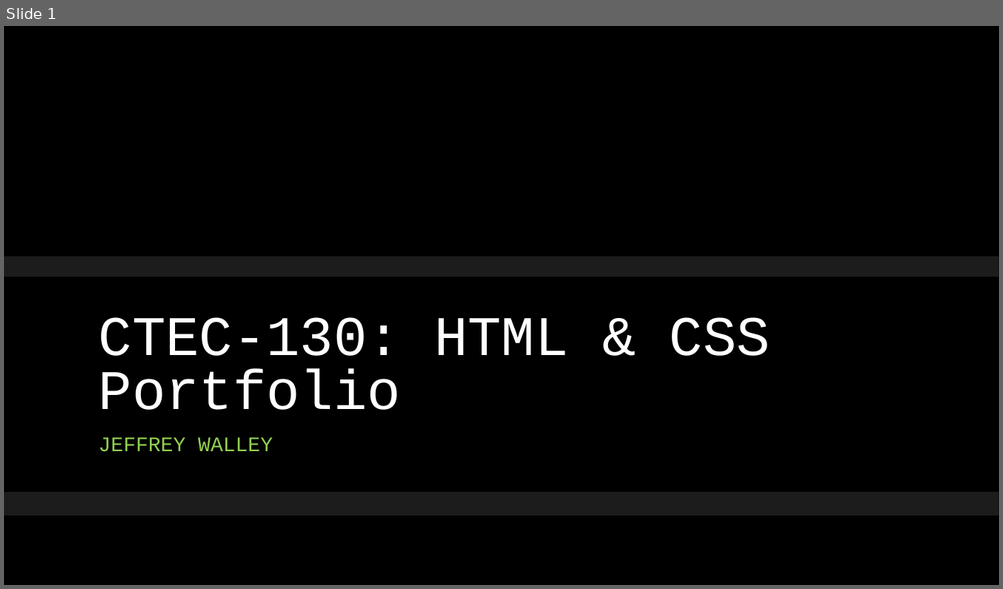
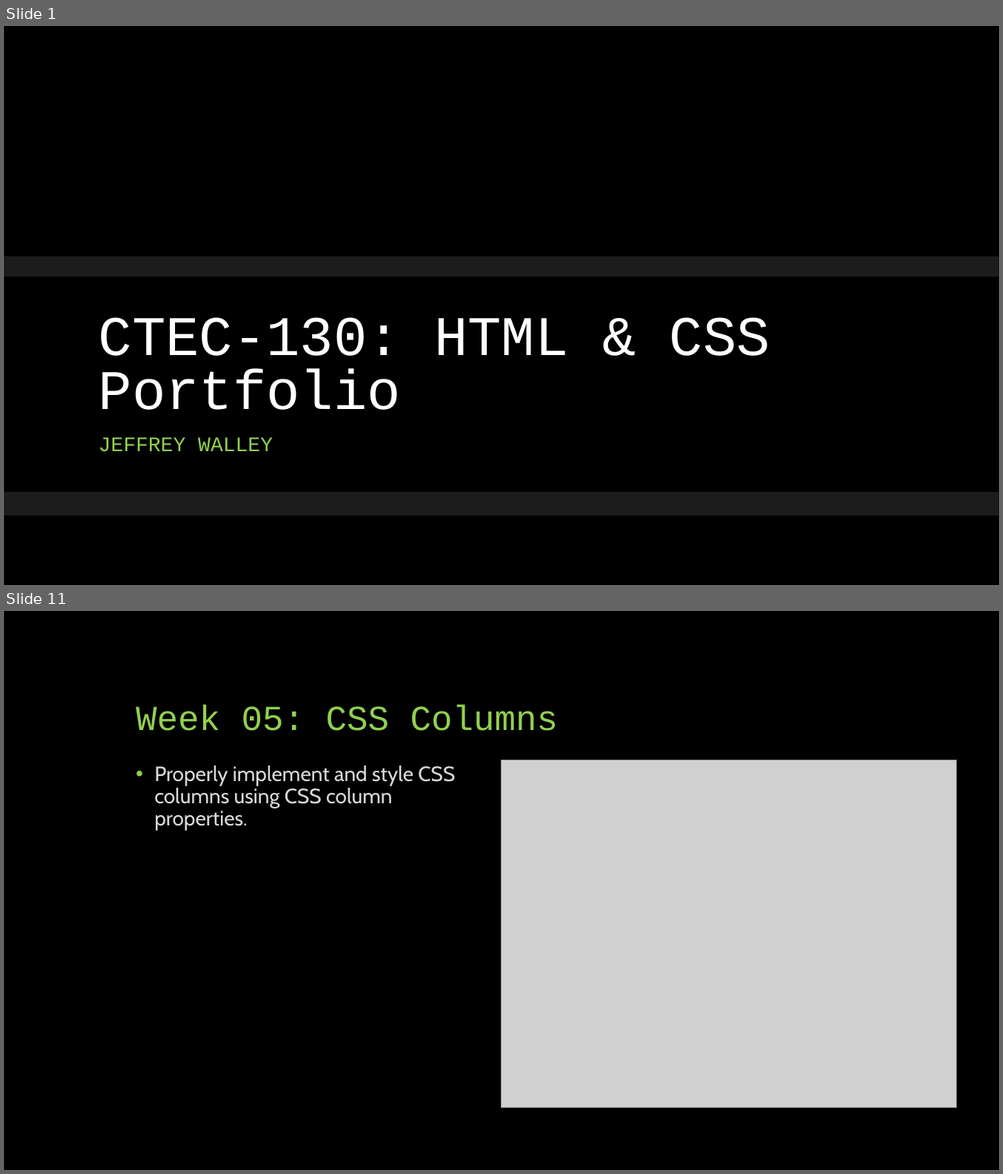
Before and after one commit to Ploppa-Smurph/ctec130_html, a slide deck: wk07/130portfolio_midterm.pptx. Shown one above the other, each under a label of ours: slide 1 before the commit, slides 1 and 11 after it; the slides between them are not shown. The pictures are 1003x589 and 1003x1174 pixels, drawn with LibreOffice and Linux fonts; fonts in the diff are those of the drawing; grey boxes stand for pictures; background and template pictures are left out. Boxes give left, top, right and bottom in pixels: in the first picture for what was removed or moved away, otherwise in the second. Text is boxed around its words. In the diff, an @@ line names an element or a change of style, - is before the commit and + after.

```diff
--- a/wk07/130portfolio_midterm.pptx
+++ b/wk07/130portfolio_midterm.pptx
@@ slide 11 added at [4,611,999,1170], background #000000 @@
@@ title added at [136,704,558,731], 34 pt, text #92D050 @@
+Week 05: CSS Columns
@@ text added at [154,766,455,831], 20 pt, text #D9D9D9 @@
+• Properly implement and style CSS columns using CSS column properties.
@@ picture added at [502,760,956,1109] @@
```
Also in this commit, not shown: 1 slide changed, 12 other slides added, 9 slides removed, 28 other files.
